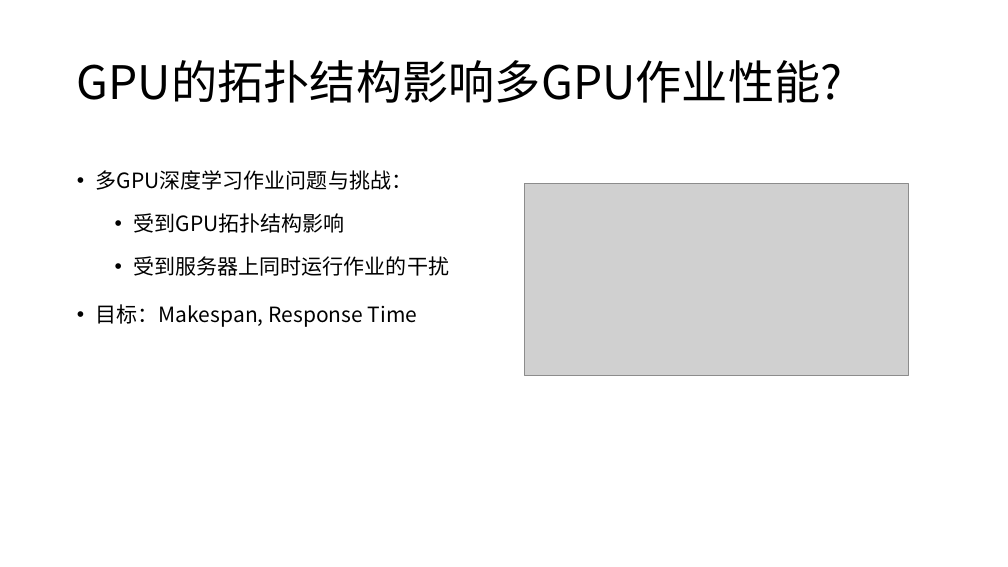
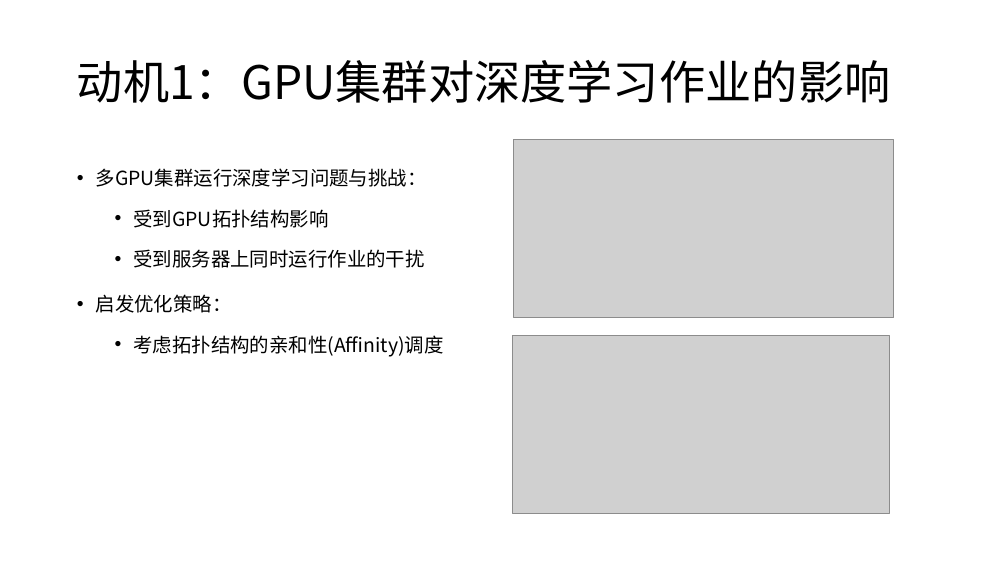
Before and after one commit to microsoft/AI-System, a slide deck: slide 36 of Lectures/BasicTopics/SystemforAI-7-Platform.ppsx. Drawn at 1008x567 pixels with LibreOffice and Linux fonts; fonts in the diff are those of the drawing; grey boxes stand for pictures. Boxes give left, top, right and bottom in pixels: in the first picture for what was removed or moved away, otherwise in the second. Text is boxed around its words. In the diff, an @@ line names an element or a change of style, - is before the commit and + after.

```diff
--- a/Lectures/BasicTopics/SystemforAI-7-Platform.ppsx
+++ b/Lectures/BasicTopics/SystemforAI-7-Platform.ppsx
@@ title at [77, 60, 891, 103]: text changed @@
-GPU的拓扑结构影响多GPU作业性能?
+动机1：GPU集群对深度学习作业的影响
@@ picture: place and size @@
-picture at [524, 184, 908, 376]
+picture at [513, 140, 894, 318]
@@ text at [96, 168, 427, 187]: text changed; size 20 to 18.5 pt @@
-• 多GPU深度学习作业问题与挑战：
+• 多GPU集群运行深度学习问题与挑战：
@@ text at [134, 209, 425, 268]: size 20 to 18.5 pt in "受到GPU拓扑结构影响", "受到服务器上同时运行作业的干扰" @@
@@ text at [96, 294, 444, 357]: text changed; size 20 to 18.5 pt @@
-• 目标：Makespan, Response Time
+• 启发优化策略：
+  • 考虑拓扑结构的亲和性(Affinity)调度
@@ picture added at [513, 335, 889, 513] @@
```
Also in this commit, not shown: 17 other slides changed, 3 slides added, 1 slide removed, 3 other files.
